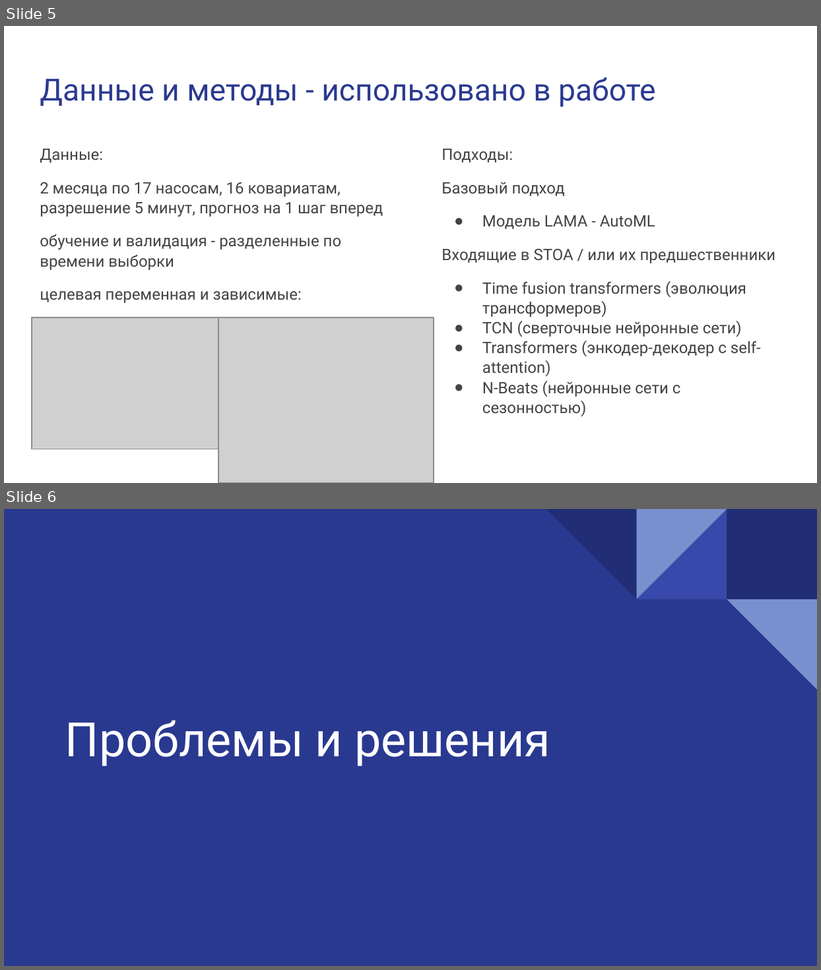
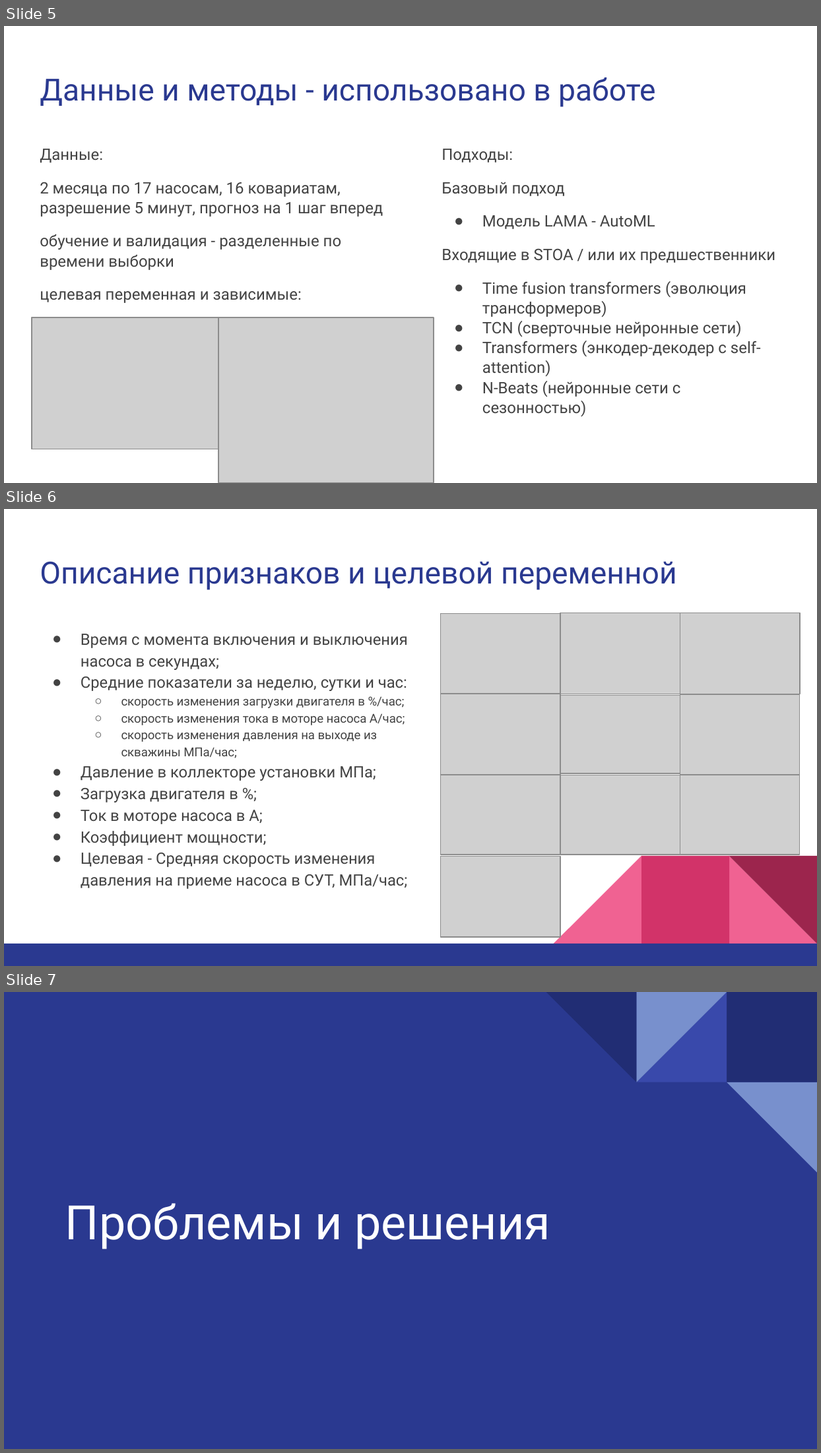
Before and after one commit to ksetdekov/ts_transformers, a slide deck: text/Презентация.pptx. Shown one above the other, each under a label of ours: slides 5 and 6 before the commit, slides 5, 6 and 7 after it. The pictures are 821x970 and 821x1453 pixels, drawn with LibreOffice and Linux fonts; fonts in the diff are those of the drawing; grey boxes stand for pictures. Boxes give left, top, right and bottom in pixels: in the first picture for what was removed or moved away, otherwise in the second. Text is boxed around its words. In the diff, an @@ line names an element or a change of style, - is before the commit and + after.

```diff
--- a/text/Презентация.pptx
+++ b/text/Презентация.pptx
@@ slide 6 added at <box>4,509,817,966</box>, background #FFFFFF @@
@@ title added at <box>40,561,677,590</box>, 27 pt, text #2A3990 @@
+Описание признаков и целевой переменной
@@ picture added at <box>441,614,560,694</box> @@
@@ picture added at <box>560,613,680,694</box> @@
@@ picture added at <box>680,613,800,694</box> @@
@@ text added at <box>81,634,408,889</box>, 13.9 pt, text #434343 @@
+● Время с момента включения и выключения насоса в секундах;
+● Средние показатели за неделю, сутки и час:
+  ○ скорость изменения загрузки двигателя в %/час;
+  ○ скорость изменения тока в моторе насоса А/час;
+  ○ скорость изменения давления на выходе из скважины МПа/час;
+● Давление в коллекторе установки МПа;
+● Загрузка двигателя в %;
+● Ток в моторе насоса в А;
+● Коэффициент мощности;
+● Целевая - Средняя скорость изменения давления на приеме насоса в СУТ, МПа/час;
@@ picture added at <box>441,694,560,776</box> @@
@@ picture added at <box>560,695,680,773</box> @@
@@ picture added at <box>680,694,800,774</box> @@
@@ picture added at <box>441,775,560,855</box> @@
@@ picture added at <box>560,775,680,855</box> @@
@@ picture added at <box>680,775,800,855</box> @@
@@ picture added at <box>441,856,560,937</box> @@
@@ group added at <box>4,856,817,966</box>: 3 right triangles, 2 rectangles @@
@@ what was slide 6 is now slide 7 @@
```
Also in this commit, not shown: 4 slides changed, 17 other files.
